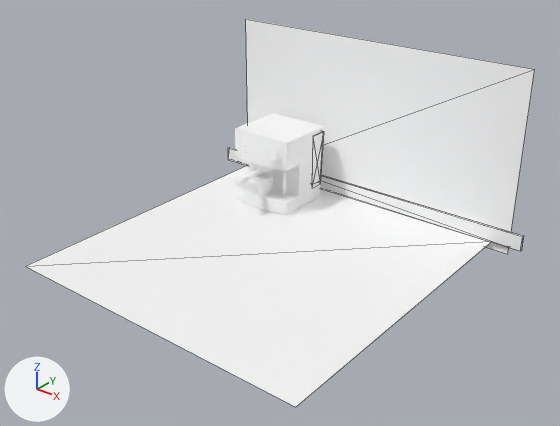
Renders of the glTF model coffe_machine/coffe_machine.gltf from each side of a commit.
Rendered twice from a 50 mm camera at (62.2, -75.0, 47.0) aimed at (11.5, -11.6, 7.7). The lights are fixed; the arrows at lower left show +X, +Y and +Z. Mesh edges are drawn as thin lines on the coarser meshes. Where no turn or scale is listed for an object, it has been applied to the vertices.

Objects in the first picture: 'bote agua', 'cuerpo', 'pared', 'suelo', 'zocalo'.
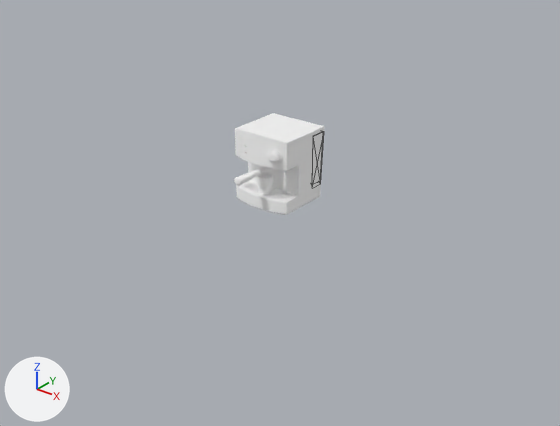
The newer file is also turned or shifted as a whole; pictures and numbers use the older file's frame.

Boxes [x1, y1, x2, y2] around the edits, measured in the pictures (560 x 426 px):
'suelo', deleted
    before: [26, 166, 491, 407]
'pared', deleted
    before: [246, 19, 535, 254]
'zocalo', deleted
    before: [228, 147, 524, 251]

The change, as a list of edits to the scene's bpy script:
```text
Remove ob_zocalo:
    ob_zocalo = bpy.data.objects.new('zocalo', me_cube)
    ob_zocalo.location = (8.9, 8.95, 2.25)
Remove ob_pared:
    ob_pared = bpy.data.objects.new('pared', me_plane_001)
    ob_pared.location = (10.01, 9.07, 11.89)
Remove ob_suelo:
    ob_suelo = bpy.data.objects.new('suelo', me_plane)
    ob_suelo.location = (8.88, -11.09, 1.23)
```
